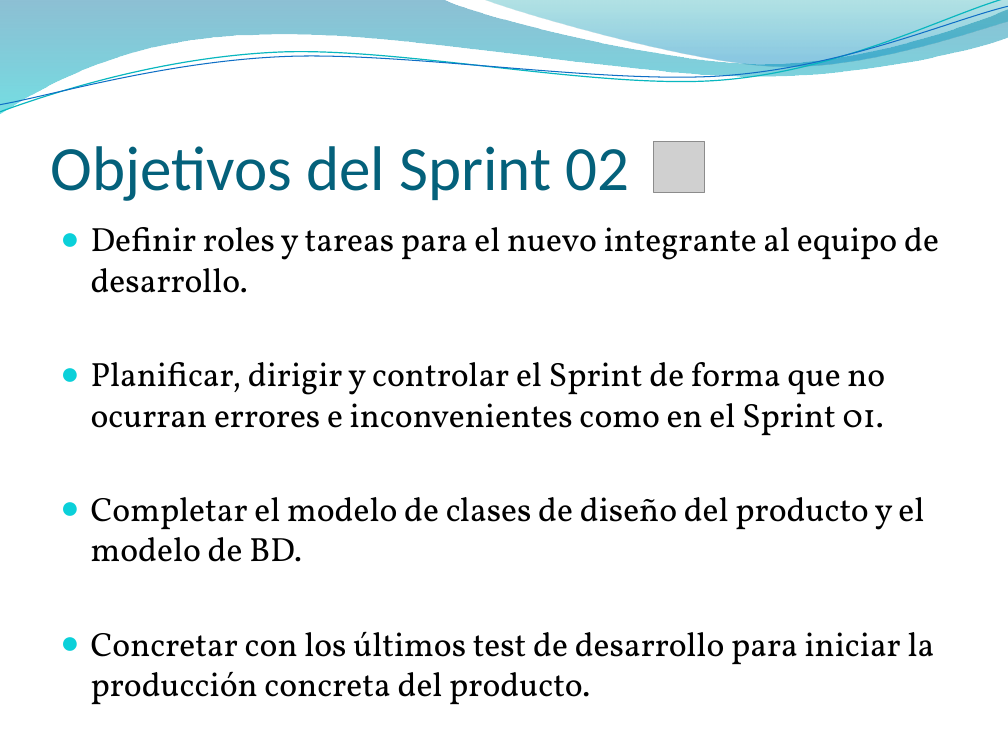
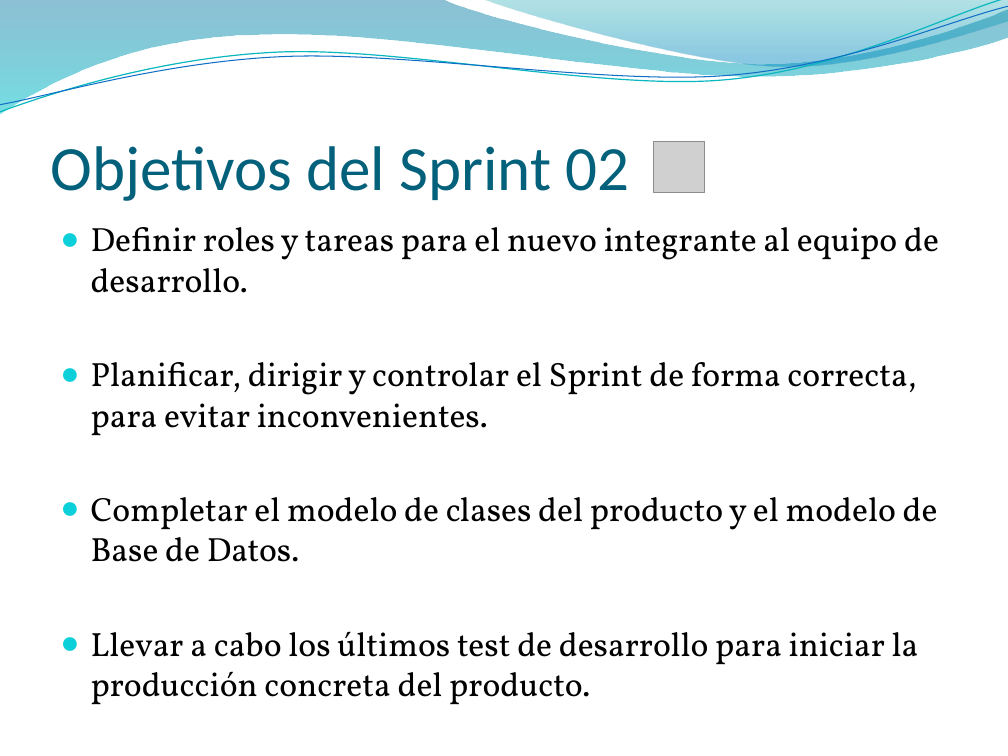
Before and after one commit to elcapo04/utn-frc-dlc-2011-liberal-peker, a slide deck: slide 3 of Proyecto final/SprintsDevelopment/Branch 02/DocumentosAEntregar/Sprint 02.pptx. Drawn at 1008x756 pixels with LibreOffice and Linux fonts; fonts in the diff are those of the drawing; grey boxes stand for pictures; background and template pictures are left out. Boxes give left, top, right and bottom in pixels: in the first picture for what was removed or moved away, otherwise in the second. Text is boxed around its words. In the diff, an @@ line names an element or a change of style, - is before the commit and + after.

```diff
--- a/Proyecto final/SprintsDevelopment/Branch 02/DocumentosAEntregar/Sprint 02.pptx
+++ b/Proyecto final/SprintsDevelopment/Branch 02/DocumentosAEntregar/Sprint 02.pptx
@@ text at (91,362,938,705): text changed @@
-● Planificar, dirigir y controlar el Sprint de forma que no ocurran errores e inconvenientes como en el Sprint 01.
-● Completar el modelo de clases de diseño del producto y el modelo de BD.
-● Concretar con los últimos test de desarrollo para iniciar la producción concreta del producto.
+● Planificar, dirigir y controlar el Sprint de forma correcta, para evitar inconvenientes.
+● Completar el modelo de clases del producto y el modelo de Base de Datos.
+● Llevar a cabo los últimos test de desarrollo para iniciar la producción concreta del producto.
```
Also in this commit, not shown: 5 other slides changed.
